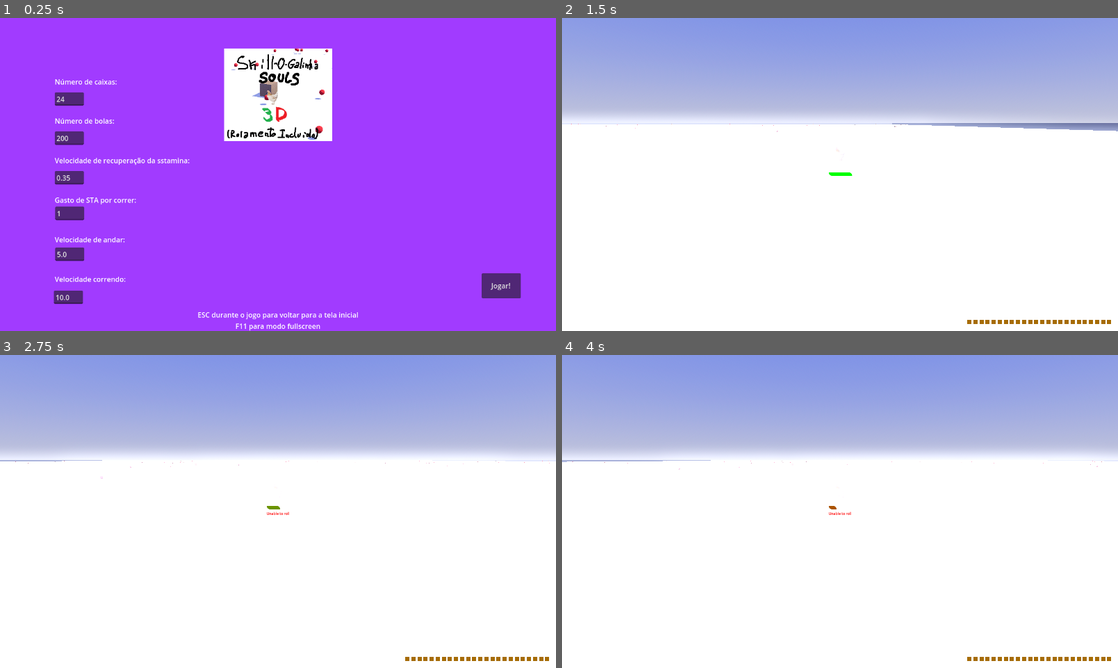
Above: before the commit, frames 1-4 (two rows, left to right).
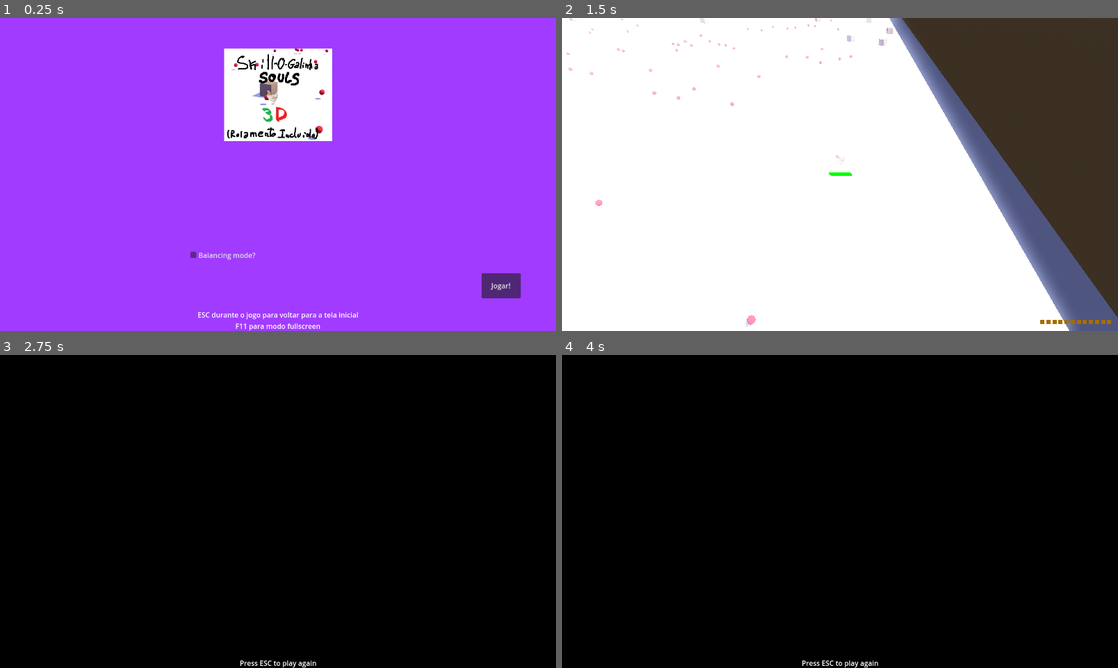
Above: after the commit, the same moments.

Repository: Garori/Skill-O-Galinha-SOULS-3D
Game: Godot game, scene res://Scenes/Menu_Inicial.tscn
Same seed, same stepped clock (60 frames per second), same inputs: the game is played once before the commit and once after it.
Inputs (mouse positions are in pixels of both pictures, inside the frame that each line leads up to):
- Up to frame 1 (0.25 s): no input
- Up to frame 2 (1.5 s): click (784, 255) at 0.5 s, where only the run after the commit has a clickable "Balancing mode?"; click "Jogar!" at 1.25 s
- Up to frame 3 (2.75 s): tap Enter (ui_accept) at 2, 2.27 s; move the mouse to (305, 511) at 2.02 s; hold Up (ui_up) from 2.03 s (still down); hold Shift (run) from 2.03 s (still down); click (305, 511) at 2.17 s
- Up to frame 4 (4 s): keep holding Up (ui_up); move the mouse to (812, 511) at 2.77 s; release Shift (run) at 2.78 s; right-click (812, 511) at 2.85 s; click (812, 511) at 2.92 s; tap Enter (ui_accept) at 3.02, 3.5 s; tap Shift (run) at 3.05 s; move the mouse to (851, 505) at 3.52 s; hold Shift (run) from 3.53 s (still down); tap Space (dodge_roll) at 3.6 s; click (851, 505) at 3.67 s

The runs differ from the first frame. In frame 1, 2.3% of the frame differs, in the area x 9-46%, y 19-92%; in frame 2, 47%; in frame 3, 100%, in the area x 0-100%, y 0-100%; in frame 4, 100%.

Commit message:
5 levels básicos só quadrados

Diff:
--- a/Prefabs/player.tscn
+++ b/Prefabs/player.tscn
@@ -1,10 +1,110 @@
-[gd_scene load_steps=23 format=3 uid="uid://3s2s3mtnmqp"]
+[gd_scene load_steps=24 format=3 uid="uid://3s2s3mtnmqp"]
 
 [ext_resource type="Script" path="res://Scripts/Galinha.gd" id="1_wy4ea"]
 [ext_resource type="Texture2D" uid="uid://h6r30ssuvmyj" path="res://Assets/Images/fusca-Sheet.png" id="2_85w1e"]
 [ext_resource type="Texture2D" uid="uid://dtvgg2me15f1n" path="res://Assets/Images/chicken-poster-Sheet.png" id="2_tgblj"]
 [ext_resource type="Texture2D" uid="uid://d0our7ifxubal" path="res://Assets/Images/chicken-poster-Sheet _inverted.png" id="4_3b7sp"]
 [ext_resource type="Texture2D" uid="uid://cqshcxkehg1k" path="res://Assets/Images/leek.png" id="5_uf6p3"]
+
+[sub_resource type="Animation" id="Animation_yaqtp"]
+resource_name = "RESET"
+length = 0.001
+tracks/0/type = "value"
+tracks/0/imported = false
+tracks/0/enabled = false
+tracks/0/path = NodePath("CollisionShape3D:disabled")
+tracks/0/interp = 1
+tracks/0/loop_wrap = true
+tracks/0/keys = {
+"times": PackedFloat32Array(0),
+"transitions": PackedFloat32Array(1),
+"update": 1,
+"values": [true]
+}
+tracks/1/type = "value"
+tracks/1/imported = false
+tracks/1/enabled = true
+tracks/1/path = NodePath("Sprite:rotation")
+tracks/1/interp = 1
+tracks/1/loop_wrap = true
+tracks/1/keys = {
+"times": PackedFloat32Array(0),
+"transitions": PackedFloat32Array(1),
+"update": 0,
+"values": [Vector3(0, 0, 0)]
+}
+tracks/2/type = "value"
+tracks/2/imported = false
+tracks/2/enabled = true
+tracks/2/path = NodePath(".:collision_layer")
+tracks/2/interp = 1
+tracks/2/loop_wrap = true
+tracks/2/keys = {
+"times": PackedFloat32Array(0),
+"transitions": PackedFloat32Array(1),
+"update": 1,
+"values": [16]
+}
+tracks/3/type = "value"
+tracks/3/imported = false
+tracks/3/enabled = false
+tracks/3/path = NodePath(".:mayTheChickenRoll")
+tracks/3/interp = 1
+tracks/3/loop_wrap = true
+tracks/3/keys = {
+"times": PackedFloat32Array(0),
+"transitions": PackedFloat32Array(1),
+"update": 1,
+"values": [true]
+}
+tracks/4/type = "value"
+tracks/4/imported = false
+tracks/4/enabled = false
+tracks/4/path = NodePath("Sprite:modulate")
+tracks/4/interp = 1
+tracks/4/loop_wrap = true
+tracks/4/keys = {
+"times": PackedFloat32Array(0),
+"transitions": PackedFloat32Array(1),
+"update": 0,
+"values": [Color(0.807843, 0.807843, 0.807843, 1)]
+}
+tracks/5/type = "value"
+tracks/5/imported = false
+tracks/5/enabled = false
+tracks/5/path = NodePath("statusContainer/ProgressBar:modulate")
+tracks/5/interp = 1
+tracks/5/loop_wrap = true
+tracks/5/keys = {
+"times": PackedFloat32Array(0),
+"transitions": PackedFloat32Array(1),
+"update": 0,
+"values": [Color(0.615686, 0.796078, 0.478431, 1)]
+}
+tracks/6/type = "value"
+tracks/6/imported = false
+tracks/6/enabled = true
+tracks/6/path = NodePath(".:stamina")
+tracks/6/interp = 1
+tracks/6/loop_wrap = true
+tracks/6/keys = {
+"times": PackedFloat32Array(0),
+"transitions": PackedFloat32Array(1),
+"update": 0,
+"values": [80.0]
+}
+tracks/7/type = "value"
+tracks/7/imported = false
+tracks/7/enabled = true
+tracks/7/path = NodePath(".:mayTheChickenRun")
+tracks/7/interp = 1
+tracks/7/loop_wrap = true
+tracks/7/keys = {
+"times": PackedFloat32Array(0),
+"transitions": PackedFloat32Array(1),
+"update": 1,
+"values": [true]
+}
 
 [sub_resource type="Animation" id="Animation_2kxw2"]
 resource_name = "rolamento"
@@ -108,6 +208,7 @@
 
 [sub_resource type="AnimationLibrary" id="AnimationLibrary_817oe"]
 _data = {
+"RESET": SubResource("Animation_yaqtp"),
 "rolamento": SubResource("Animation_2kxw2")
 }
 
@@ -172,7 +273,7 @@
 }]
 
 [sub_resource type="BoxShape3D" id="BoxShape3D_i7iyj"]
-size = Vector3(1, 1.1, 0.1)
+size = Vector3(0.690063, 1.1, 0.1)
 
 [sub_resource type="Animation" id="Animation_s42xy"]
 resource_name = "attack"
@@ -220,7 +321,7 @@
 }
 
 [sub_resource type="BoxShape3D" id="BoxShape3D_1d7vq"]
-size = Vector3(0.2, 1.2, 0.4)
+size = Vector3(0.2, 1.2, 0.133142)
 
 [sub_resource type="StyleBoxEmpty" id="StyleBoxEmpty_jlalc"]
 content_margin_left = 0.0
@@ -260,13 +361,14 @@
 modulate = Color(0.807843, 0.807843, 0.807843, 1)
 alpha_cut = 1
 sprite_frames = SubResource("SpriteFrames_g5qmc")
-animation = &"default_esq"
+animation = &"default_dir"
 
 [node name="CollisionShape3D" type="CollisionShape3D" parent="."]
+transform = Transform3D(1, 0, 0, 0, 1, 0, 0, 0, 1, 0.0110474, 0, 0)
 shape = SubResource("BoxShape3D_i7iyj")
 
 [node name="CameraPivot" type="Node3D" parent="."]
-transform = Transform3D(1, 0, 0, 0, 1, 0, 0, 0, 1, 0, 0, -1)
+transform = Transform3D(1, 0, 0, 0, 0.873228, 0.487311, 0, -0.487311, 0.873228, 0, 0, -1)
 
 [node name="saidaDeBalas" type="Node3D" parent="CameraPivot"]
 transform = Transform3D(1, 0, 0, 0, 1, 0, 0, 0, 1, 0, 0, -0.1)
@@ -299,7 +401,7 @@
 collision_layer = 32
 
 [node name="armaCollision" type="CollisionShape3D" parent="arma/armaArea"]
-transform = Transform3D(1, 2.98023e-08, -3.55271e-15, -2.98023e-08, 1, -3.55271e-15, 3.55271e-15, 3.55271e-15, 1, 0, 0, 0)
+transform = Transform3D(1, 2.98023e-08, 4.77485e-12, -2.98023e-08, 1, 1.61435e-11, 0, 3.41061e-13, 1, 0, 0, 0.00361937)
 shape = SubResource("BoxShape3D_1d7vq")
 
 [node name="ColorRect" type="ColorRect" parent="."]
--- a/Prefabs/wall.tscn
+++ b/Prefabs/wall.tscn
@@ -7,7 +7,7 @@
 [sub_resource type="BoxShape3D" id="BoxShape3D_oqk02"]
 size = Vector3(0.01, 3, 100)
 
-[node name="paredeOeste" type="MeshInstance3D"]
+[node name="Wall" type="MeshInstance3D"]
 transform = Transform3D(1, 0, 0, 0, 1, 0, 0, 0, 1, -50, 1.5, 0)
 mesh = SubResource("QuadMesh_qr8nd")
 skeleton = NodePath("")
--- a/Scenes/Menu_Inicial.tscn
+++ b/Scenes/Menu_Inicial.tscn
@@ -17,6 +17,7 @@
 size_flags_horizontal = 2
 size_flags_vertical = 2
 color = Color(0.631373, 0.231373, 1, 1)
+metadata/_edit_use_anchors_ = true
 
 [node name="Label" type="Label" parent="."]
 anchors_preset = 7
@@ -34,6 +35,7 @@
 F11 para modo fullscreen
 "
 horizontal_alignment = 1
+metadata/_edit_use_anchors_ = true
 
 [node name="logo" type="TextureRect" parent="."]
 anchors_preset = 5
@@ -62,15 +64,53 @@
 text = "Jogar!"
 
 [node name="varsContainer" type="VBoxContainer" parent="."]
+visible = false
 anchors_preset = 4
 anchor_top = 0.5
 anchor_bottom = 0.5
 offset_left = 126.0
-offset_top = -225.0
+offset_top = -353.0
 offset_right = 354.0
 offset_bottom = 316.0
 grow_vertical = 2
 
+[node name="altura" type="Control" parent="varsContainer"]
+layout_mode = 2
+size_flags_vertical = 3
+
+[node name="Label" type="Label" parent="varsContainer/altura"]
+layout_mode = 0
+offset_right = 40.0
+offset_bottom = 23.0
+text = "Altura da fase"
+
+[node name="inputAltura" type="LineEdit" parent="varsContainer/altura"]
+layout_mode = 0
+offset_top = 30.0
+offset_right = 67.0625
+offset_bottom = 61.0
+text = "100"
+placeholder_text = "100"
+
+[node name="largura" type="Control" parent="varsContainer"]
+layout_mode = 2
+size_flags_vertical = 3
+
+[node name="Label" type="Label" parent="varsContainer/largura"]
+layout_mode = 0
+offset_right = 40.0
+offset_bottom = 23.0
+text = "Largura da fase"
+
+[node name="inputLargura" type="LineEdit" parent="varsContainer/largura"]
+layout_mode = 0
+offset_left = 1.0
+offset_top = 31.0
+offset_right = 68.0625
+offset_bottom = 62.0
+text = "100"
+placeholder_text = "100"
+
 [node name="nCaixas" type="Control" parent="varsContainer"]
 layout_mode = 2
 size_flags_vertical = 3
@@ -87,8 +127,8 @@
 offset_top = 36.0
 offset_right = 67.0625
 offset_bottom = 67.0
-text = "24"
-placeholder_text = "24"
+text = "12"
+placeholder_text = "12"
 
 [node name="nBolas" type="Control" parent="varsContainer"]
 layout_mode = 2
@@ -106,8 +146,8 @@
 offset_top = 36.0
 offset_right = 67.0625
 offset_bottom = 67.0
-text = "200"
-placeholder_text = "200"
+text = "150"
+placeholder_text = "150"
 
 [node name="staRecover" type="Control" parent="varsContainer"]
 layout_mode = 2
@@ -182,10 +222,21 @@
 offset_bottom = 69.0
 text = "10.0"
 
+[node name="balancingMode" type="CheckBox" parent="."]
+offset_left = 433.0
+offset_top = 530.0
+offset_right = 592.0
+offset_bottom = 561.0
+text = "Balancing mode?"
+
 [connection signal="pressed" from="Button" to="." method="_on_button_pressed"]
+[connection signal="text_changed" from="varsContainer/altura/inputAltura" to="." method="_on_input_altura_text_changed"]
+[connection signal="text_changed" from="varsContainer/largura/inputLargura" to="." method="_on_input_largura_text_changed"]
 [connection signal="text_changed" from="varsContainer/nCaixas/inputCaixas" to="." method="_on_input_caixas_text_changed"]
 [connection signal="text_changed" from="varsContainer/nBolas/inputBolas" to="." method="_on_input_bolas_text_changed"]
 [connection signal="text_changed" from="varsContainer/staRecover/inputStaRecover" to="." method="_on_input_sta_recover_text_changed"]
 [connection signal="text_changed" from="varsContainer/staUsage/inputStaUsage" to="." method="_on_input_sta_usage_text_changed"]
 [connection signal="text_changed" from="varsContainer/walkingSPEED/inputWalkingSPEED" to="." method="_on_input_walking_speed_text_changed"]
 [connection signal="text_changed" from="varsContainer/runningSPEED/inputRunningSPEED" to="." method="_on_input_running_speed_text_changed"]
+[connection signal="toggled" from="balancingMode" to="." method="_on_check_box_toggled"]
+[connection signal="toggled" from="balancingMode" to="." method="_on_balancing_mode_toggled"]
--- /dev/null
+++ b/Scenes/next_level.tscn
@@ -0,0 +1,29 @@
+[gd_scene load_steps=2 format=3 uid="uid://cyecn1ubtrn3m"]
+
+[ext_resource type="Script" path="res://Scripts/next_level.gd" id="1_87bcr"]
+
+[node name="next_level" type="Node2D"]
+script = ExtResource("1_87bcr")
+
+[node name="ColorRect" type="ColorRect" parent="."]
+offset_right = 1280.0
+offset_bottom = 720.0
+color = Color(0.803922, 0.662745, 1, 1)
+
+[node name="Label" type="Label" parent="ColorRect"]
+layout_mode = 1
+anchors_preset = 8
+anchor_left = 0.5
+anchor_top = 0.5
+anchor_right = 0.5
+anchor_bottom = 0.5
+offset_left = -117.0
+offset_top = -11.5
+offset_right = 117.0
+offset_bottom = 11.5
+grow_horizontal = 2
+grow_vertical = 2
+text = "Enter or LMB to go to next Level
+"
+horizontal_alignment = 1
+vertical_alignment = 1
--- a/Scripts/Galinha.gd
+++ b/Scripts/Galinha.gd
@@ -2,10 +2,10 @@
 
 
 var SPEED
-@onready var walkingSPEED = GlobalVar.walkingSPEED
-@onready var runningSPEED = GlobalVar.runningSPEED
-@onready var staRecover = GlobalVar.staRecover
-@onready var staUsage = GlobalVar.staUsage
+@onready var walkingSPEED = GlobalVar.walkingSPEED if GlobalVar.balancingMode else 5.0
+@onready var runningSPEED = GlobalVar.runningSPEED if GlobalVar.balancingMode else 10.0
+@onready var staRecover = GlobalVar.staRecover if GlobalVar.balancingMode else 0.35
+@onready var staUsage = GlobalVar.staUsage if GlobalVar.balancingMode else 1.
 @export var sensivity = 300
 var last
 @export var mayTheChickenRoll: bool
@@ -84,7 +84,7 @@
 		stamina -= staUsage
 		#print_debug(stamina)
 	elif not Input.is_action_pressed("run") or (Input.is_action_pressed("run") and (not mayTheChickenRun or input_dir == Vector2(0,0))):
-		print_debug(input_dir)
+		#print_debug(input_dir)
 		SPEED = walkingSPEED
 		if stamina <100:
 			stamina += staRecover
--- a/Scripts/Menu_Inicial.gd
+++ b/Scripts/Menu_Inicial.gd
@@ -1,13 +1,17 @@
 extends Node
 # Called when the node enters the scene tree for the first time.
 func _ready():
-	GlobalVar.nCaixas = $varsContainer/nCaixas/inputCaixas.text
-	GlobalVar.nBolas = $varsContainer/nBolas/inputBolas.text
+	$varsContainer/nCaixas/inputCaixas.text = str(Levels.levels["-1"]["nCaixas"])
+	$varsContainer/nBolas/inputBolas.text = str(Levels.levels["-1"]["nBolas"])
+	$varsContainer/altura/inputAltura.text = str(Levels.levels["-1"]["x_tam"])
+	$varsContainer/largura/inputLargura.text = str(Levels.levels["-1"]["z_tam"])
 	#GlobalVar.cdRoll = $varsContainer/cdRoll/inputCdRoll.text
-	GlobalVar.walkingSPEED = $varsContainer/walkingSPEED/inputWalkingSPEED.text
-	GlobalVar.runningSPEED = $varsContainer/runningSPEED/inputRunningSPEED.text
-	GlobalVar.staRecover = $varsContainer/staRecover/inputStaRecover.text
-	GlobalVar.staUsage = $varsContainer/staUsage/inputStaUsage.text
+	$varsContainer/walkingSPEED/inputWalkingSPEED.text = str(GlobalVar.walkingSPEED)
+	$varsContainer/runningSPEED/inputRunningSPEED.text = str(GlobalVar.runningSPEED)
+	$varsContainer/staRecover/inputStaRecover.text = str(GlobalVar.staRecover)
+	$varsContainer/staUsage/inputStaUsage.text = str(GlobalVar.staUsage)
+	$balancingMode.button_pressed = GlobalVar.balancingMode
+
 	Input.mouse_mode = Input.MOUSE_MODE_VISIBLE
 
 	pass # Replace with function body.
@@ -15,24 +19,14 @@
 
 # Called every frame. 'delta' is the elapsed time since the previous frame.
 func _process(delta):
+	#print_debug(GlobalVar.balancingMode)
 	pass
 
-func _on_input_caixas_text_changed(new_text):
-	GlobalVar.nCaixas = int(new_text)
-	pass # Replace with function body.
-
-
-func _on_input_bolas_text_changed(new_text):
-	GlobalVar.nBolas = int(new_text)
-
-	pass # Replace with function body.
-
-
-
-
-
 func _on_button_pressed():
-	#SaveManager.save(nCaixas,nBolas,cdRoll)
+	if GlobalVar.balancingMode:
+		GlobalVar.currentLevel = -1
+	else:
+		GlobalVar.currentLevel = 1
 	get_tree().change_scene_to_file("res://Scenes/game_scene.tscn")
 	pass # Replace with function body.
 
@@ -70,3 +64,19 @@
 
 func _on_input_running_speed_text_changed(new_text):
 	GlobalVar.runningSPEED = float(new_text)
+
+func _on_input_caixas_text_changed(new_text):
+	Levels.levels["-1"]["nCaixas"] = int(new_text)
+
+func _on_input_bolas_text_changed(new_text):
+	Levels.levels["-1"]["nBolas"] = int(new_text)
+
+func _on_input_altura_text_changed(new_text):
+	Levels.levels["-1"]["x_tam"] = int(new_text)
+
+func _on_input_largura_text_changed(new_text):
+	Levels.levels["-1"]["z_tam"] = int(new_text)
+
+func _on_balancing_mode_toggled(toggled_on):
+		GlobalVar.balancingMode = toggled_on
+		$varsContainer.visible = toggled_on
--- a/Scripts/game_controller.gd
+++ b/Scripts/game_controller.gd
@@ -11,45 +11,54 @@
 var cdRoll
 var localizacoes = []
 var numero = RandomNumberGenerator.new()
+
+@onready var currentLevel = Levels.levels[str(GlobalVar.currentLevel)]
+
+func _init():
+	pass
 # Called when the node enters the scene tree for the first time.
 func _ready():
-	var level1 = Levels.levels["1"]
-	rooms_creator(level1)
+	#var currentLevel = Levels.levels["1"]
+	rooms_creator(currentLevel)
 	Input.mouse_mode = Input.MOUSE_MODE_CAPTURED
 	GlobalVar.pontos = 0
 	#var parameters = JSON.parse_string(FileAccess.get_file_as_string("res://Others/parameters.json"))
 	var player:Object = player.instantiate()
 	add_child(player)
-	var posicao = generate_spwn_point(player,0,level1)
+	var posicao = generate_spwn_point(player,0,currentLevel)
 	player.position = posicao
 
-	for i in range(GlobalVar.nCaixas):
+	for i in range(currentLevel["nCaixas"]):
 		var ui_box:Object = caixa2D.instantiate()
 		$UI/GridContainer.add_child(ui_box)
 		var obj:Object = objetivo.instantiate()
 		add_child(obj)
-		posicao = generate_spwn_point(obj,1,level1)
+		posicao = generate_spwn_point(obj,1,currentLevel)
 		obj.position = posicao
 		obj.rotation = Vector3(0,numero.randf_range(-1, 1),0)
 		obj.ui_box = ui_box
 
-	for i in range(GlobalVar.nBolas):
+	for i in range(currentLevel["nBolas"]):
 		var obj:Object = inimigo.instantiate()
 		add_child(obj)
-		posicao = generate_spwn_point(obj,2,level1)
+		posicao = generate_spwn_point(obj,2,currentLevel)
 		obj.position = posicao
 
 
 # Called every frame. 'delta' is the elapsed time since the previous frame.
 func _process(delta):
-	if GlobalVar.pontos == GlobalVar.nCaixas:
-		get_tree().change_scene_to_file("res://Scenes/vitoria.tscn")
+	if GlobalVar.pontos == currentLevel["nCaixas"]:
+		if GlobalVar.currentLevel < len(Levels.levels):
+			GlobalVar.currentLevel+=1
+			get_tree().change_scene_to_file("res://Scenes/next_level.tscn")
+		else:
+			get_tree().change_scene_to_file("res://Scenes/vitoria.tscn")
 
 	if Input.is_action_just_pressed("ui_cancel"):
 		get_tree().change_scene_to_file("res://Scenes/Menu_Inicial.tscn")
 
 func generate_spwn_point(obj:Object, tipo:int, level):
-	var spwnPoint = Vector3(numero.randf_range(-level["x_tam"]/2, level["z_tam"]/2),0.5,numero.randf_range(-level["x_tam"]/2, level["z_tam"]/2))
+	var spwnPoint = Vector3(numero.randf_range((-level["x_tam"]/2)+1, (level["x_tam"]/2)-1),0.5,numero.randf_range((-level["z_tam"]/2)+1, (level["z_tam"]/2))-1)
 	#print_debug(localizacoes)
 	for i in localizacoes:
 		if i.has_point(Vector2(spwnPoint.x,spwnPoint.z)):
--- /dev/null
+++ b/Scripts/next_level.gd
@@ -0,0 +1,13 @@
+extends Node2D
+
+
+# Called when the node enters the scene tree for the first time.
+func _ready():
+	pass # Replace with function body.
+
+
+# Called every frame. 'delta' is the elapsed time since the previous frame.
+func _process(delta):
+	if Input.is_action_just_pressed("next_level"):
+		get_tree().change_scene_to_file("res://Scenes/game_scene.tscn")
+	pass
--- /dev/null
+++ b/Shapes_and_Meshes/wall_collision_shape.tres
@@ -0,0 +1,4 @@
+[gd_resource type="BoxShape3D" format=3 uid="uid://dy4ehlxekfeiw"]
+
+[resource]
+size = Vector3(0.01, 3, 100)
--- /dev/null
+++ b/Shapes_and_Meshes/wall_mesh.tres
@@ -0,0 +1,5 @@
+[gd_resource type="QuadMesh" format=3 uid="uid://pwuxyhdickl"]
+
+[resource]
+size = Vector2(100, 3)
+orientation = 0
--- a/autoloads/global_var.gd
+++ b/autoloads/global_var.gd
@@ -1,13 +1,13 @@
 extends Node
 
-var nBolas:int
-var nCaixas:int
-var cdRoll:int
-var staUsage:float
-var staRecover:float
-var walkingSPEED:float
-var runningSPEED:float
+#var cdRoll:int
+var staUsage:float = 1.0
+var staRecover:float = 0.35
+var walkingSPEED:float = 5.0
+var runningSPEED:float = 10.0
+var balancingMode:bool = false
 var pontos:int = 0
+var currentLevel = 1
 var fs = false
 # Called when the node enters the scene tree for the first time.
 func _ready():
--- a/autoloads/levels.gd
+++ b/autoloads/levels.gd
@@ -1,8 +1,12 @@
 extends Node
 
-const levels = {
-	"1":{"x_tam":1000,"z_tam":1000,"n_bolas":100,"n_caixas":10},
-	"2":{}
+var levels = {
+	"-1":{"x_tam":100,"z_tam":100,"nBolas":150,"nCaixas":12},
+	"1":{"x_tam":50,"z_tam":50,"nBolas":20,"nCaixas":5},
+	"2":{"x_tam":70,"z_tam":70,"nBolas":50,"nCaixas":7},
+	"3":{"x_tam":100,"z_tam":100,"nBolas":100,"nCaixas":10},
+	"4":{"x_tam":100,"z_tam":100,"nBolas":150,"nCaixas":12},
+	"5":{"x_tam":100,"z_tam":100,"nBolas":200,"nCaixas":24}
 }
 # Called when the node enters the scene tree for the first time.
 func _ready():
--- a/project.godot
+++ b/project.godot
@@ -122,6 +122,13 @@
 , Object(InputEventMouseButton,"resource_local_to_scene":false,"resource_name":"","device":-1,"window_id":0,"alt_presse …(249 unchanged characters)…
 ]
 }
+next_level={
+"deadzone": 0.5,
+"events": [Object(InputEventKey,"resource_local_to_scene":false,"resource_name":"","device":-1,"window_id":0,"alt_pressed":false,"shift_pressed":false,"ctrl_pressed":false,"meta_pressed":false,"pressed":false,"keycode":0,"physical_keycode":4194309,"key_label":0,"unicode":0,"echo":false,"script":null)
+, Object(InputEventMouseButton,"resource_local_to_scene":false,"resource_name":"","device":-1,"window_id":0,"alt_pressed":false,"shift_pressed":false,"ctrl_pressed":false,"meta_pressed":false,"button_mask":1,"position":Vector2(155, 17),"global_position":Vector2(159, 58),"factor":1.0,"button_index":1,"canceled":false,"pressed":true,"double_click":true,"script":null)
+, Object(InputEventKey,"resource_local_to_scene":false,"resource_name":"","device":-1,"window_id":0,"alt_pressed":false,"shift_pressed":false,"ctrl_pressed":false,"meta_pressed":false,"pressed":false,"keycode":0,"physical_keycode":4194310,"key_label":0,"unicode":0,"echo":false,"script":null)
+]
+}
 
 [layer_names]
 
Binary file added: Assets/Images/Galinha_teste-Sheet.png
Not shown, added: Assets/Images/Galinha_teste-Sheet.png.import
Binary file added: Assets/Images/Galinha_teste.aseprite
Not shown, added: Assets/Music/Beepbox/tema.txt
Not shown, changed: export_presets.cfg
